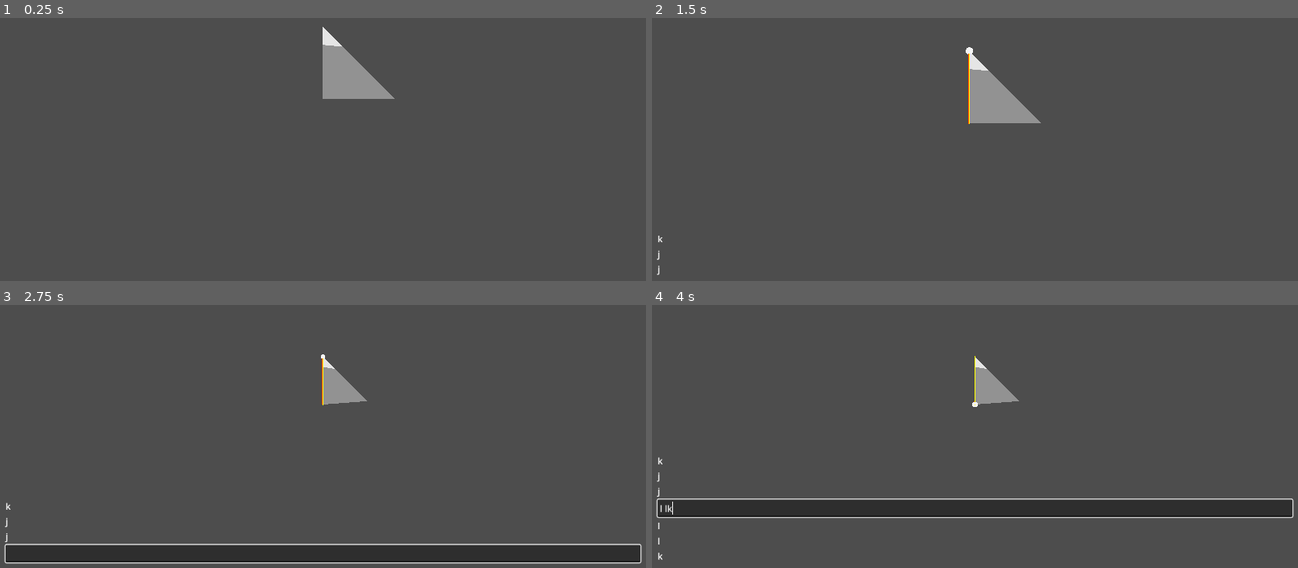
Above: before the commit, frames 1-4 (two rows, left to right).
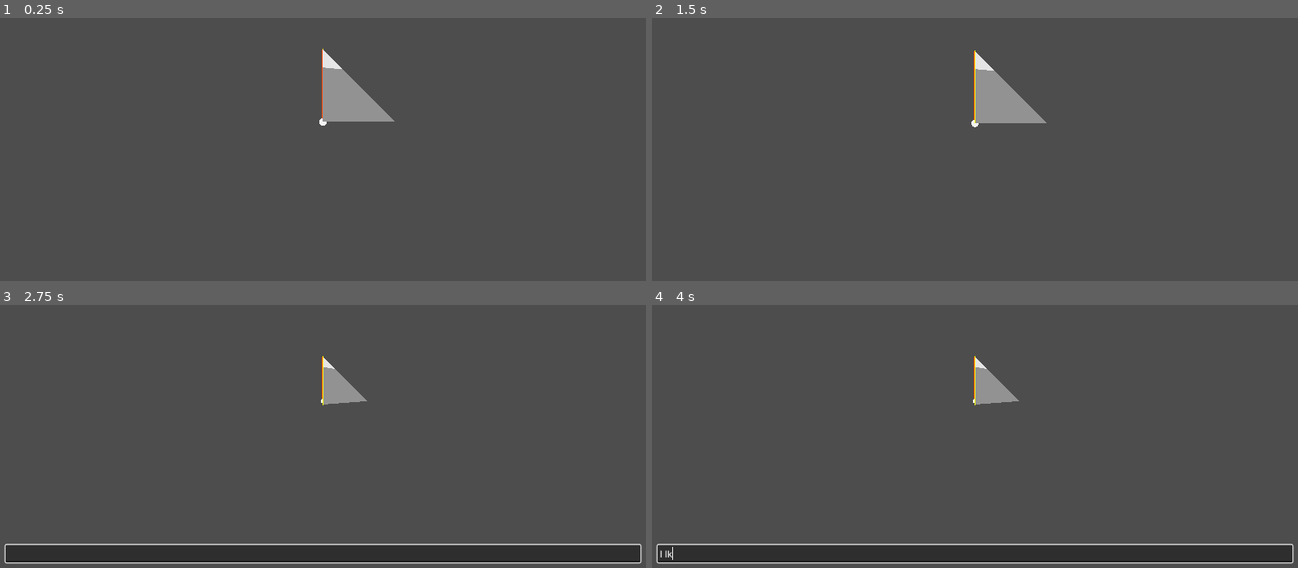
Above: after the commit, the same moments.

Repository: Y-o-p/gizmo
Game: Godot game, scene res://scenes/main.tscn
The game is run twice, just before and just after one commit, with the same random seed, the same clock (stepped at 60 frames per second) and the same inputs.
Inputs (mouse positions are in pixels of both pictures, inside the frame that each line leads up to):
- Up to frame 1 (0.25 s): no input
- Up to frame 2 (1.5 s): tap Enter at 0.5 s; move the mouse to (1117, 81) at 0.52 s; hold K (edge, bound only before the commit) 0.53-1.28 s; click (1117, 81) at 0.67 s; tap J (face, bound only before the commit) at 0.8, 1.35 s; move the mouse to (845, 117) at 1.27 s
- Up to frame 3 (2.75 s): click (193, 404) at 1.55 s; tap Space (swap_projection) at 2 s; move the mouse to (387, 307) at 2.02 s; hold W (translate, bound only before the commit) from 2.03 s (still down); click (387, 307) at 2.1 s
- Up to frame 4 (4 s): tap Enter at 2.75 s; move the mouse to (942, 460) at 2.77 s; release W (translate, bound only before the commit) at 2.78 s; tap W (translate, bound only before the commit) at 2.85 s; click (942, 460) at 2.92 s; tap L (vertex, bound only before the commit) at 3.05 s; tap Space (swap_projection) at 3.5 s; move the mouse to (1168, 441) at 3.52 s; hold L (vertex, bound only before the commit) from 3.53 s (still down); click (1168, 441) at 3.67 s; tap K (edge, bound only before the commit) at 3.8 s

The runs differ from the first frame. In frame 1, 1.8% of the frame differs, in the area x 49-62%, y 3-41%; in frame 2, 0.6%; in frame 3, less than 0.1%; in frame 4, 15%, in the area x 0-100%, y 19-99%.

Commit message:
Primitive interpreter is complete.
Commands can also be saved to disk with ctrl+s.

Diff:
--- a/gizmo/globals/user.gd
+++ b/gizmo/globals/user.gd
@@ -1,6 +1,5 @@
 extends Node
 
-var stack: CommandStack = preload("res://resources/cube.tres")
 var command: Command
 
 signal face_selection_made(selection)
--- a/gizmo/project.godot
+++ b/gizmo/project.godot
@@ -62,54 +62,24 @@
 "events": [Object(InputEventKey,"resource_local_to_scene":false,"resource_name":"","device":-1,"window_id":0,"alt_press …(191 unchanged characters)…
 ]
 }
-face={
+face_mode={
 "deadzone": 0.2,
-"events": [Object(InputEventKey,"resource_local_to_scene":fa …(119 unchanged characters)… ressed":false,"pressed":false,"keycode":0,"physical_keycode":74,"key_label":0,"unicode":106,"location":0,"echo":false,"script":null)
+"events": [Object(InputEventKey,"resource_local_to_scene":fa …(119 unchanged characters)… ressed":false,"pressed":false,"keycode":74,"physical_keycode":0,"key_label":0,"unicode":106,"location":0,"echo":false,"script":null)
 ]
 }
-edge={
+edge_mode={
 "deadzone": 0.2,
-"events": [Object(InputEventKey,"resource_local_to_scene":fa …(119 unchanged characters)… ressed":false,"pressed":false,"keycode":0,"physical_keycode":75,"key_label":0,"unicode":107,"location":0,"echo":false,"script":null)
+"events": [Object(InputEventKey,"resource_local_to_scene":fa …(119 unchanged characters)… ressed":false,"pressed":false,"keycode":75,"physical_keycode":0,"key_label":0,"unicode":107,"location":0,"echo":false,"script":null)
 ]
 }
-vertex={
+vertex_mode={
 "deadzone": 0.2,
-"events": [Object(InputEventKey,"resource_local_to_scene":fa …(119 unchanged characters)… ressed":false,"pressed":false,"keycode":0,"physical_keycode":76,"key_label":0,"unicode":108,"location":0,"echo":false,"script":null)
+"events": [Object(InputEventKey,"resource_local_to_scene":fa …(119 unchanged characters)… ressed":false,"pressed":false,"keycode":76,"physical_keycode":0,"key_label":0,"unicode":108,"location":0,"echo":false,"script":null)
 ]
 }
-up={
+start_translate={
 "deadzone": 0.2,
-"events": [Object(InputEventKey,"resource_local_to_scene":false,"resource_name":"","device":-1,"window_id":0,"alt_pressed":false,"shift_pressed":false,"ctrl_pressed":false,"meta_pressed":false,"pressed":false,"keycode":0,"physical_keycode":81,"key_label":0,"unicode":113,"location":0,"echo":false,"script":null)
-]
-}
-down={
-"deadzone": 0.2,
-"events": [Object(InputEventKey,"resource_local_to_scene":false,"resource_name":"","device":-1,"window_id":0,"alt_pressed":false,"shift_pressed":false,"ctrl_pressed":false,"meta_pressed":false,"pressed":false,"keycode":0,"physical_keycode":69,"key_label":0,"unicode":101,"location":0,"echo":false,"script":null)
-]
-}
-left={
-"deadzone": 0.2,
-"events": [Object(InputEventKey,"resource_local_to_scene":false,"resource_name":"","device":-1,"window_id":0,"alt_pressed":false,"shift_pressed":false,"ctrl_pressed":false,"meta_pressed":false,"pressed":false,"keycode":0,"physical_keycode":65,"key_label":0,"unicode":97,"location":0,"echo":false,"script":null)
-]
-}
-right={
-"deadzone": 0.2,
-"events": [Object(InputEventKey,"resource_local_to_scene":false,"resource_name":"","device":-1,"window_id":0,"alt_pressed":false,"shift_pressed":false,"ctrl_pressed":false,"meta_pressed":false,"pressed":false,"keycode":0,"physical_keycode":68,"key_label":0,"unicode":100,"location":0,"echo":false,"script":null)
-]
-}
-in={
-"deadzone": 0.2,
-"events": [Object(InputEventKey,"resource_local_to_scene":false,"resource_name":"","device":-1,"window_id":0,"alt_pressed":false,"shift_pressed":false,"ctrl_pressed":false,"meta_pressed":false,"pressed":false,"keycode":0,"physical_keycode":87,"key_label":0,"unicode":119,"location":0,"echo":false,"script":null)
-]
-}
-out={
-"deadzone": 0.2,
-"events": [Object(InputEventKey,"resource_local_to_scene":false,"resource_name":"","device":-1,"window_id":0,"alt_pressed":false,"shift_pressed":false,"ctrl_pressed":false,"meta_pressed":false,"pressed":false,"keycode":0,"physical_keycode":83,"key_label":0,"unicode":115,"location":0,"echo":false,"script":null)
-]
-}
-translate={
-"deadzone": 0.2,
-"events": [Object(InputEventKey,"resource_local_to_scene":false,"resource_name":"","device":-1,"window_id":0,"alt_pressed":false,"shift_pressed":false,"ctrl_pressed":false,"meta_pressed":false,"pressed":false,"keycode":0,"physical_keycode":87,"key_label":0,"unicode":119,"location":0,"echo":false,"script":null)
+"events": [Object(InputEventKey,"resource_local_to_scene":false,"resource_name":"","device":0,"window_id":0,"alt_pressed":false,"shift_pressed":false,"ctrl_pressed":false,"meta_pressed":false,"pressed":false,"keycode":87,"physical_keycode":0,"key_label":0,"unicode":0,"location":0,"echo":false,"script":null)
 ]
 }
 rotate={
@@ -122,3 +92,13 @@
 "events": [Object(InputEventKey,"resource_local_to_scene":false,"resource_name":"","device":-1,"window_id":0,"alt_press …(192 unchanged characters)…
 ]
 }
+save={
+"deadzone": 0.2,
+"events": [Object(InputEventKey,"resource_local_to_scene":false,"resource_name":"","device":-1,"window_id":0,"alt_pressed":false,"shift_pressed":false,"ctrl_pressed":true,"meta_pressed":false,"pressed":false,"keycode":0,"physical_keycode":83,"key_label":0,"unicode":115,"location":0,"echo":false,"script":null)
+]
+}
+move_selection={
+"deadzone": 0.2,
+"events": [Object(InputEventKey,"resource_local_to_scene":false,"resource_name":"","device":-1,"window_id":0,"alt_pressed":false,"shift_pressed":false,"ctrl_pressed":false,"meta_pressed":false,"pressed":false,"keycode":77,"physical_keycode":0,"key_label":0,"unicode":109,"location":0,"echo":false,"script":null)
+]
+}
--- a/gizmo/resources/command_stack.gd
+++ b/gizmo/resources/command_stack.gd
@@ -2,12 +2,6 @@
 class_name CommandStack
 
 @export var commands: PackedStringArray
-
-signal command_added(command: String)
-
-func add_command(command: String):
-	commands.push_back(command)
-	command_added.emit(command)
 
 enum ParseError {
 	NO_TOKENS,
@@ -17,39 +11,12 @@
 }
 
 func string_to_command(str: String):
-	var tokens = str.split(" ")
-	var command_tokens = tokens[0].split("")
-
-	if command_tokens.is_empty():
+	var tokens = str.split(" ", false, 1)
+	if tokens.is_empty():
 		return ParseError.NO_TOKENS
-	var second_parse = _parse_first_token(command_tokens[0])
-	if second_parse == null:
-		return ParseError.FIRST_TOKEN_UNKNOWN
-
-	if command_tokens.size() < 2:
-		return ParseError.SECOND_TOKEN_MISSING
-
-	var command = second_parse.call(command_tokens[1])
-	if command == null:
-		return ParseError.SECOND_TOKEN_UNKNOWN
-
-	return command
-
-func _parse_first_token(token: String):
-	match token:
-		"m":
-			return _parse_mode_token
-
-func _parse_mode_token(token: String):
-	match token:
-		"f":
-			return func(selection: Selection):
-				selection.mode = selection.Mode.FACE
-		"e":
-			return func(selection: Selection):
-				selection.mode = selection.Mode.EDGE
-		"v":
-			return func(selection: Selection):
-				selection.mode = selection.Mode.VERTEX
-
-	return null
+	elif tokens.size() == 1:
+		return func(command: Command):
+			command.call(tokens[0])
+	elif tokens.size() == 2:
+		return func(command: Command):
+			command.call(tokens[0]).call(tokens[1])
--- a/gizmo/resources/cube.tres
+++ b/gizmo/resources/cube.tres
@@ -1,7 +1,7 @@
-[gd_resource type="Resource" script_class="CommandStack" load_steps=2 format=3 uid="uid://ctt7vl2b5vevw"]
+[gd_resource type="Resource" script_class="CommandStack" load_steps=2 format=3 uid="uid://dyo0jr4x7lsu0"]
 
 [ext_resource type="Script" uid="uid://cociseujc0hwl" path="res://resources/command_stack.gd" id="1_smso4"]
 
 [resource]
 script = ExtResource("1_smso4")
-commands = PackedStringArray("mv")
+commands = PackedStringArray("move_selection", "move_selection")
--- a/gizmo/scripts/command.gd
+++ b/gizmo/scripts/command.gd
@@ -5,13 +5,42 @@
 
 @export var selection: Selection
 
-func call_command_stack():
-	for command_str in User.stack.commands:
-		var command = User.stack.string_to_command(command_str)
+var stack: CommandStack = preload("res://resources/cube.tres")
+
+@onready var KEY_TO_COMMAND: Dictionary = _get_event_to_command_dict()
+
+func load_command_stack(command_stack: CommandStack):
+	stack = command_stack
+	for command_str in stack.commands:
+		var command = stack.string_to_command(command_str)
 		if command is Callable:
-			command.call(selection)
+			command.call(self)
 		else:
 			print("Error: ", command)
+
+func face_mode():
+	selection.mode = Selection.Mode.FACE
+
+func edge_mode():
+	selection.mode = Selection.Mode.EDGE
+
+func vertex_mode():
+	selection.mode = Selection.Mode.VERTEX
+
+func move_selection():
+	selection.move_selection()
+
+func start_translate():
+	print("STARTED TRANSLATE")
+	return func(parameters: String):
+		var tokens: PackedStringArray = parameters.split(" ")
+		if tokens.size() < 3:
+			return
+
+		if not (tokens[0].is_valid_float() and tokens[1].is_valid_float() and tokens[2].is_valid_float()):
+			return
+
+		translate(Vector3(tokens[0].to_float(), tokens[1].to_float(), tokens[2].to_float()))
 
 func translate(delta: Vector3):
 	for vertex in selection.get_selected_vertices():
@@ -21,20 +50,44 @@
 		)
 
 	selection.model.rebuild_surface()
-	User.stack.add_command("w %f %f %f" % [delta[0], delta[1], delta[2]])
+
+func _get_event_to_command_dict():
+	var event_to_command = {}
+	for method in get_method_list():
+		if not InputMap.has_action(method.name):
+			continue
+
+		var events = InputMap.action_get_events(method.name)
+		for input_event in events:
+			event_to_command[input_event.as_text()] = Callable(self, method.name)
+
+	return event_to_command
 
 func _ready() -> void:
 	User.command = self
+	call_deferred("load_command_stack", stack)
 
 func _unhandled_input(event: InputEvent) -> void:
-	if event.is_action_pressed("translate"):
+	if event.is_action_pressed("save"):
+		ResourceSaver.save(stack)
+		print(stack.commands)
+		return
+
+	var input_text = event.as_text()
+	if not KEY_TO_COMMAND.has(input_text):
+		return
+
+	var callable: Callable = KEY_TO_COMMAND[input_text]
+	if not Input.is_action_just_pressed(callable.get_method()):
+		return
+
+	# Either the callable returns a new callable that takes in a string as input
+	# or it's a command that requires no parameters.
+	var maybe_callable = callable.call()
+	if maybe_callable is Callable:
 		started_command.emit(func(parameters: String):
-			var tokens: PackedStringArray = parameters.split(" ")
-			if tokens.size() < 3:
-				return
-
-			if not (tokens[0].is_valid_float() and tokens[1].is_valid_float() and tokens[2].is_valid_float()):
-				return
-
-			translate(Vector3(tokens[0].to_float(), tokens[1].to_float(), tokens[2].to_float()))
+			maybe_callable.call(parameters)
+			stack.commands.append("%s %s" % [callable.get_method(), parameters])
 		)
+	else:
+		stack.commands.append(callable.get_method())
--- a/gizmo/scripts/command_stack_container.gd
+++ b/gizmo/scripts/command_stack_container.gd
@@ -1,7 +1,7 @@
 extends VBoxContainer
 
 func _ready() -> void:
-	User.stack.command_added.connect(_on_command_added)
+	#User.command.stack.command_added.connect(_on_command_added)
 	User.command.started_command.connect(_on_command_started)
 
 func _on_command_added(command: String):
--- a/gizmo/scripts/selection.gd
+++ b/gizmo/scripts/selection.gd
@@ -11,6 +11,11 @@
 	FACE,
 	EDGE,
 	VERTEX
+}
+var MODE_TO_STR: Dictionary = {
+	Mode.FACE: "j",
+	Mode.EDGE: "k",
+	Mode.VERTEX: "l",
 }
 var mode := Mode.FACE
 
@@ -45,31 +50,29 @@
 func get_selected_vertex():
 	return get_selected_face_vertices()[(edge + vertex) % 3]
 
-func _input(event: InputEvent) -> void:
-	if event.is_action_pressed("face"):
-		var edge_idx = model.tool.get_face_edge(face, edge)
-		var edge_faces = model.tool.get_edge_faces(edge_idx)
-		edge_faces.erase(face)
-		var new_face_edge_indices = [
-			model.tool.get_face_edge(edge_faces[0], 0),
-			model.tool.get_face_edge(edge_faces[0], 1),
-			model.tool.get_face_edge(edge_faces[0], 2),
-		]
-		edge = new_face_edge_indices.find(edge_idx)
-		face = edge_faces[0]
-		_emit_face_vertices()
-		_emit_edge_vertices()
-		_emit_vertex()
-		User.stack.add_command("j")
-	elif event.is_action_pressed("edge"):
-		edge = (edge + 1) % 3
-		_emit_edge_vertices()
-		_emit_vertex()
-		User.stack.add_command("k")
-	elif event.is_action_pressed("vertex"):
-		vertex = (vertex + 1) % 2
-		_emit_vertex()
-		User.stack.add_command("l")
+func move_selection():
+	match mode:
+		Mode.FACE:
+			var edge_idx = model.tool.get_face_edge(face, edge)
+			var edge_faces = model.tool.get_edge_faces(edge_idx)
+			edge_faces.erase(face)
+			var new_face_edge_indices = [
+				model.tool.get_face_edge(edge_faces[0], 0),
+				model.tool.get_face_edge(edge_faces[0], 1),
+				model.tool.get_face_edge(edge_faces[0], 2),
+			]
+			edge = new_face_edge_indices.find(edge_idx)
+			face = edge_faces[0]
+			_emit_face_vertices()
+			_emit_edge_vertices()
+			_emit_vertex()
+		Mode.EDGE:
+			edge = (edge + 1) % 3
+			_emit_edge_vertices()
+			_emit_vertex()
+		Mode.VERTEX:
+			vertex = (vertex + 1) % 2
+			_emit_vertex()
 
 func _emit_face_vertices():
 	var a = model.tool.get_vertex(model.tool.get_face_vertex(face, 0))
